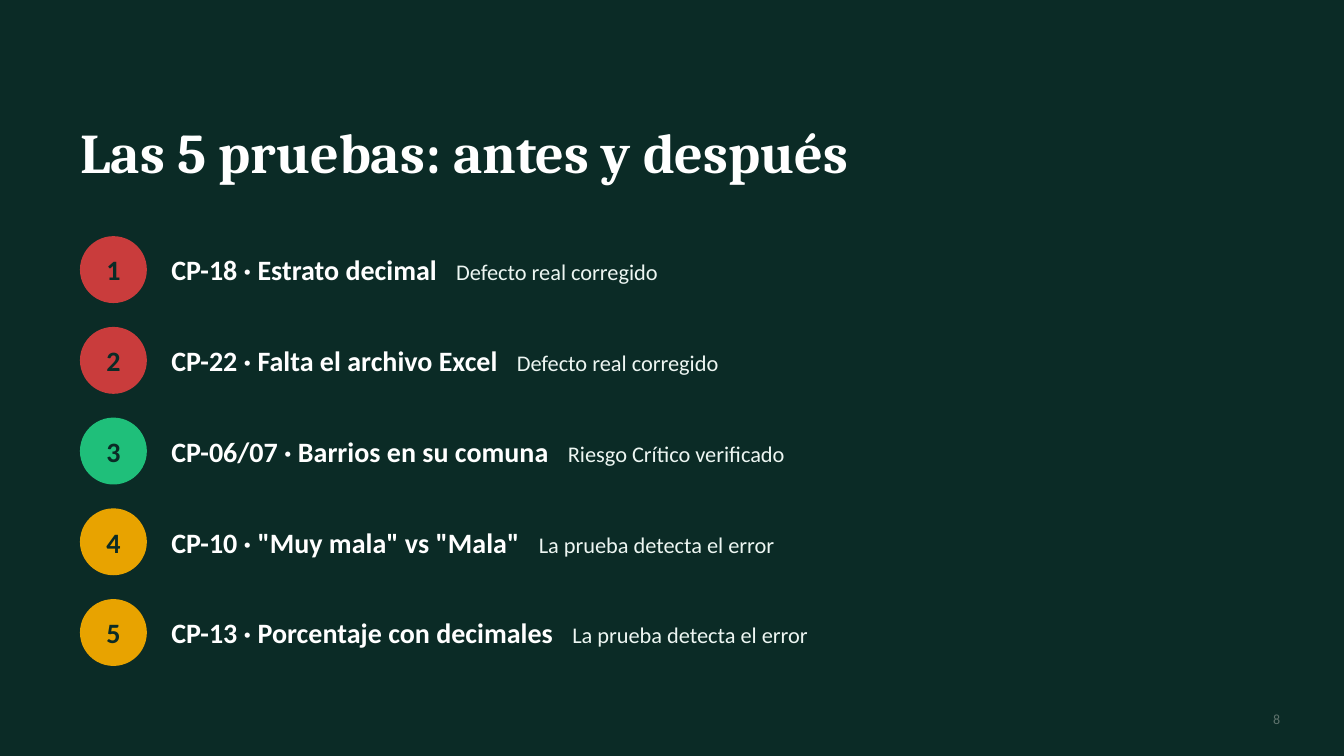
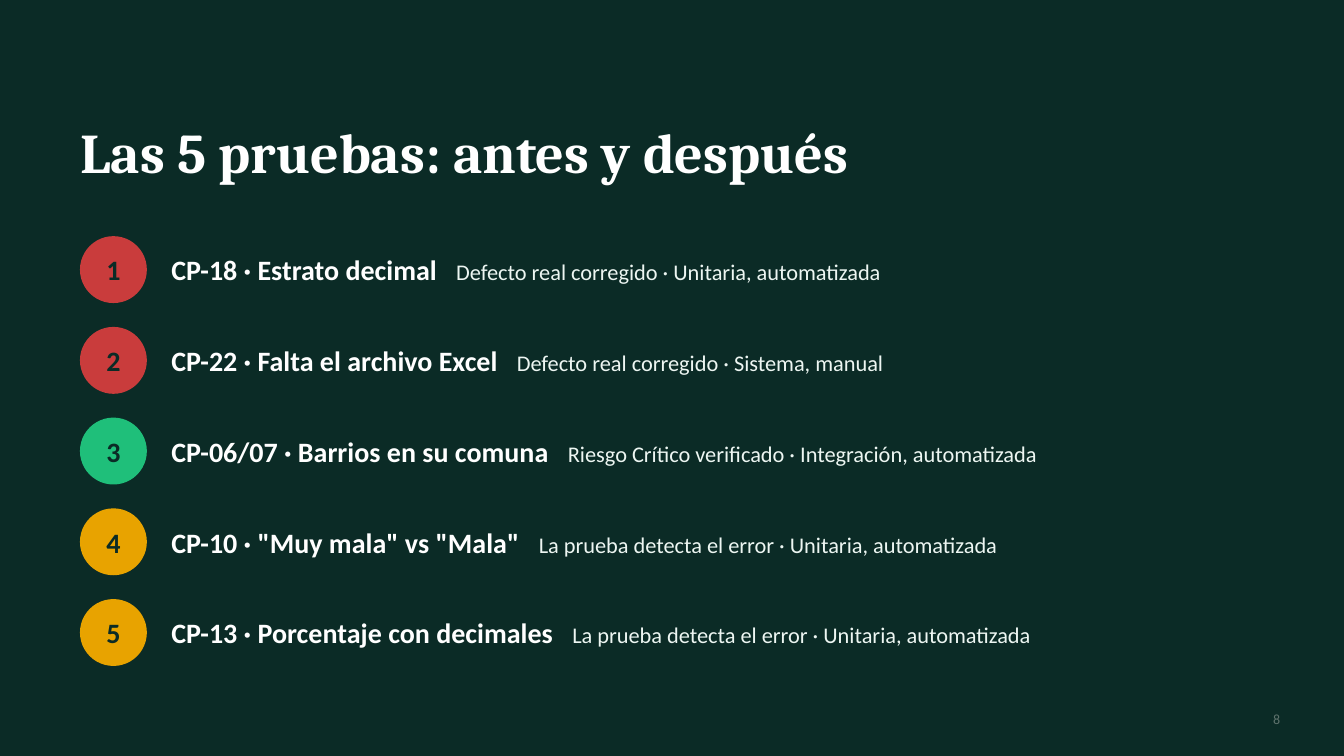
Before and after one commit to jeyson4013/Analisis_ambiental, a slide deck: slide 8 of Presentacion_Pruebas_Dashboard_Ambiental.pptx. Drawn at 1344x756 pixels with LibreOffice and Linux fonts; fonts in the diff are those of the drawing. Boxes give left, top, right and bottom in pixels: in the first picture for what was removed or moved away, otherwise in the second. Text is boxed around its words. In the diff, an @@ line names an element or a change of style, - is before the commit and + after.

Commit message:
docs: indicar nivel, tipo y forma de ejecucion de cada prueba en la presentacion

```diff
--- a/Presentacion_Pruebas_Dashboard_Ambiental.pptx
+++ b/Presentacion_Pruebas_Dashboard_Ambiental.pptx
@@ text at [171, 260, 881, 284]: text changed; size 20 to 16 pt; text colour #FFFFFF to #EDF6F2; bold off @@
-CP-18 · Estrato decimal Defecto real corregido
+CP-18 · Estrato decimal Defecto real corregido · Unitaria, automatizada
@@ text at [171, 351, 883, 375]: text changed; size 20 to 16 pt; text colour #FFFFFF to #EDF6F2; bold off @@
-CP-22 · Falta el archivo Excel Defecto real corregido
+CP-22 · Falta el archivo Excel Defecto real corregido · Sistema, manual
@@ text at [171, 442, 1037, 466]: text changed; size 20 to 16 pt; text colour #FFFFFF to #EDF6F2; bold off @@
-CP-06/07 · Barrios en su comuna Riesgo Crítico verificado
+CP-06/07 · Barrios en su comuna Riesgo Crítico verificado · Integración, automatizada
@@ text at [171, 533, 997, 558]: text changed; size 20 to 16 pt; text colour #FFFFFF to #EDF6F2; bold off @@
-CP-10 · "Muy mala" vs "Mala" La prueba detecta el error
+CP-10 · "Muy mala" vs "Mala" La prueba detecta el error · Unitaria, automatizada
@@ text at [171, 623, 1031, 648]: text changed; size 20 to 16 pt; text colour #FFFFFF to #EDF6F2; bold off @@
-CP-13 · Porcentaje con decimales La prueba detecta el error
+CP-13 · Porcentaje con decimales La prueba detecta el error · Unitaria, automatizada
```
Also in this commit, not shown: 5 other slides changed.
